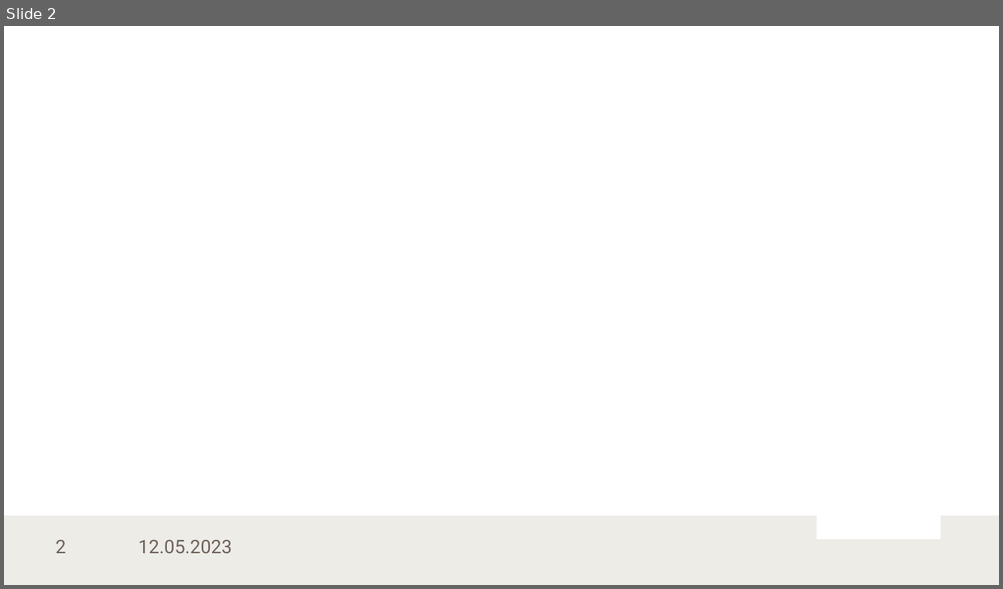
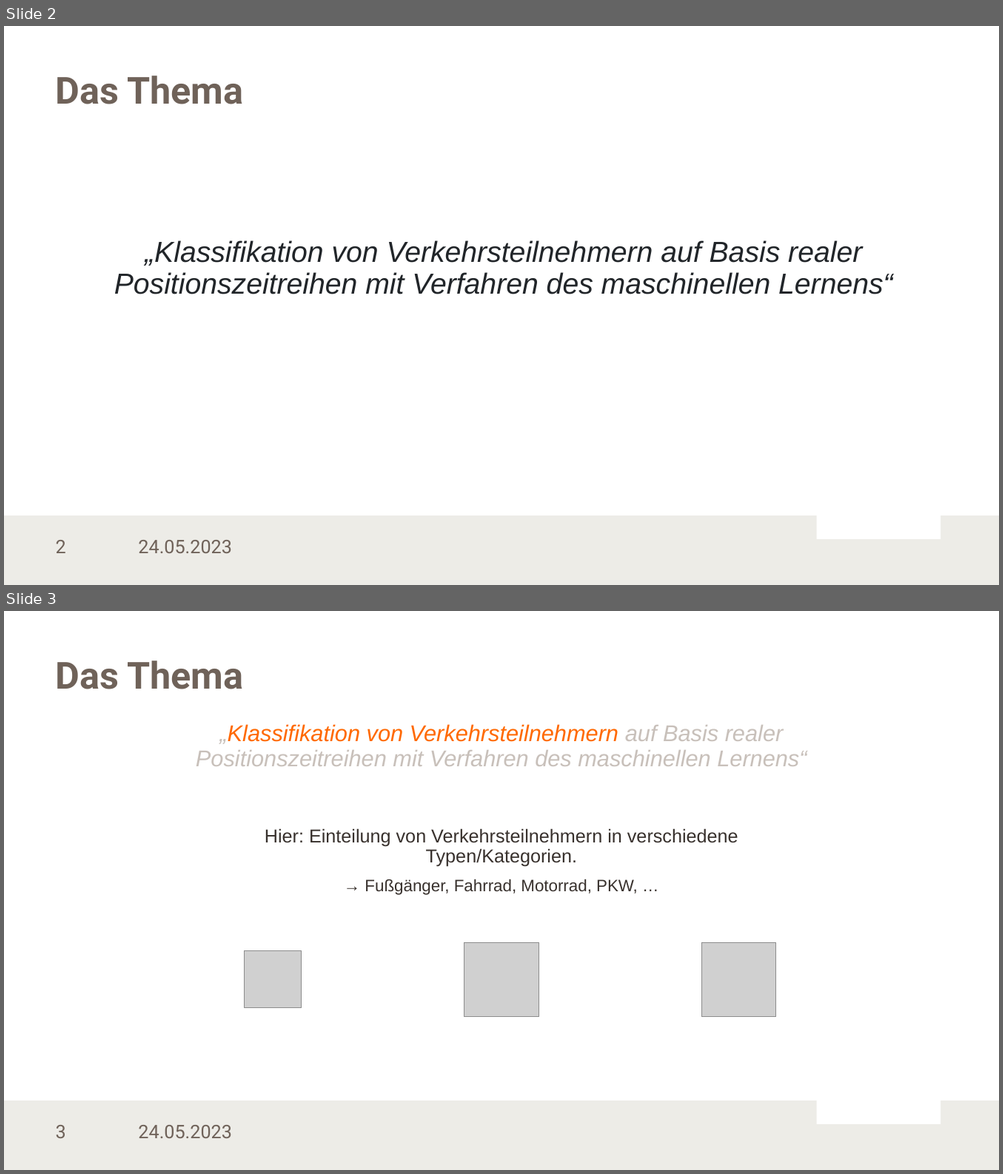
Before and after one commit to LennartKoepper/Bachelor-Thesis, a slide deck: Seminar/Bachelorseminar_25-04-2023.pptx. Shown one above the other, each under a label of ours: slide 2 before the commit, slides 2 and 3 after it. The pictures are 1003x589 and 1003x1174 pixels, drawn with LibreOffice and Linux fonts; fonts in the diff are those of the drawing; grey boxes stand for pictures; background and template pictures are left out. Boxes give left, top, right and bottom in pixels: in the first picture for what was removed or moved away, otherwise in the second. Text is boxed around its words. In the diff, an @@ line names an element or a change of style, - is before the commit and + after.

```diff
--- a/Seminar/Bachelorseminar_25-04-2023.pptx
+++ b/Seminar/Bachelorseminar_25-04-2023.pptx
@@ slide 3 added at (x1=4, y1=611, x2=999, y2=1170), background #FFFFFF; not listed: 3 template elements that a slide beside it also shows @@
@@ title added at (x1=56, y1=661, x2=243, y2=689), 36 pt, text #6F6259, bold @@
+Das Thema
@@ text added at (x1=196, y1=724, x2=806, y2=766), 22 pt, text #C8C0BA, italic @@
+„Klassifikation von Verkehrsteilnehmern auf Basis realer Positionszeitreihen mit Verfahren des maschinellen Lernens“
@@ text added at (x1=264, y1=829, x2=738, y2=895), 18 pt, text #38312C @@
+Hier: Einteilung von Verkehrsteilnehmern in verschiedene Typen/Kategorien.
+→ Fußgänger, Fahrrad, Motorrad, PKW, …
@@ picture added at (x1=464, y1=943, x2=539, y2=1017) @@
@@ picture added at (x1=702, y1=943, x2=777, y2=1017) @@
@@ picture added at (x1=244, y1=951, x2=301, y2=1008) @@
@@ text added at (x1=138, y1=1125, x2=232, y2=1139), 18 pt, text #6F6259 @@
+24.05.2023
@@ slide 2 changed as well @@
@@ title added at (x1=56, y1=76, x2=243, y2=104), 36 pt, text #6F6259, bold @@
+Das Thema
@@ text added at (x1=114, y1=241, x2=893, y2=295), 28 pt, text #212529, italic @@
+„Klassifikation von Verkehrsteilnehmern auf Basis realer Positionszeitreihen mit Verfahren des maschinellen Lernens“
@@ text at (x1=138, y1=540, x2=232, y2=554): text changed @@
-12.05.2023
+24.05.2023
```
Also in this commit, not shown: 1 other slide changed, 18 other slides added, 2 other files.
